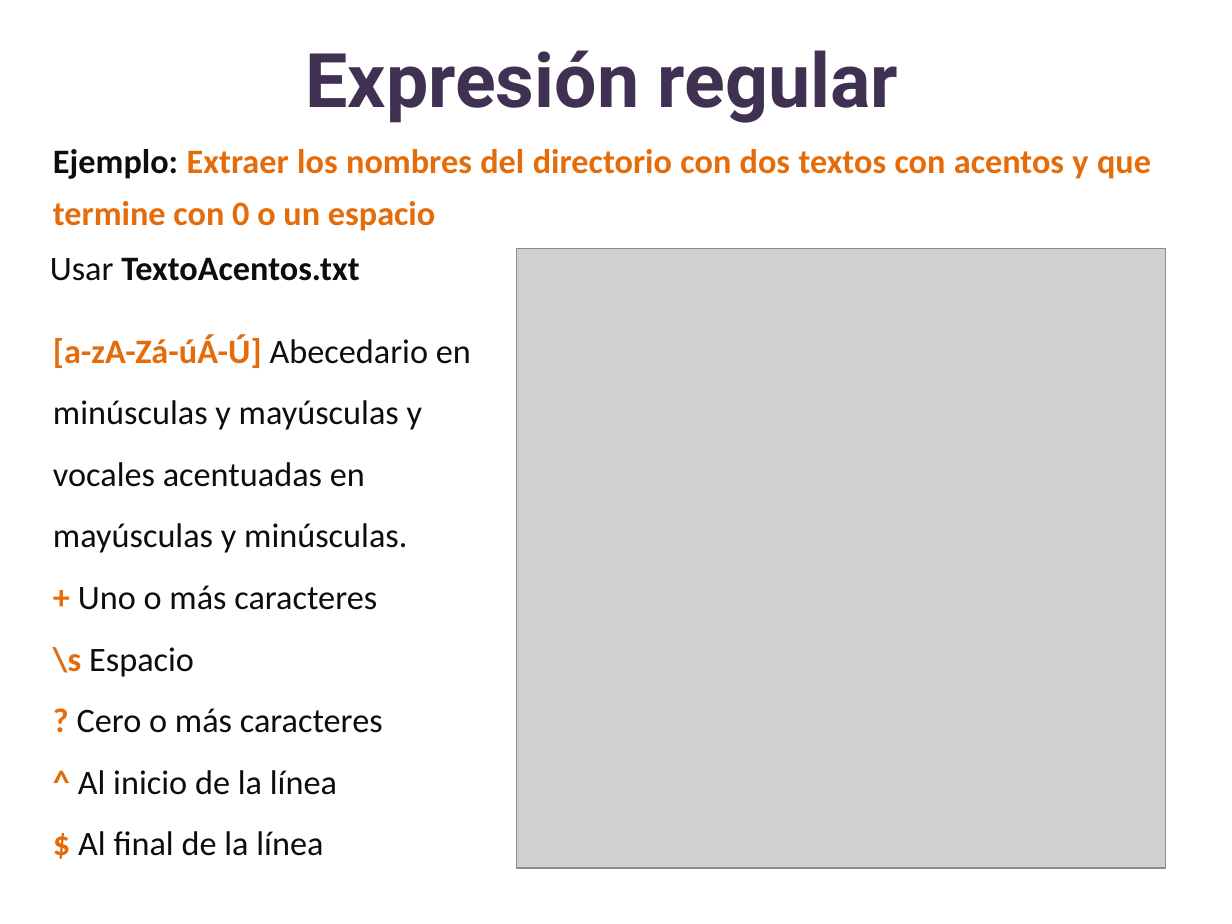
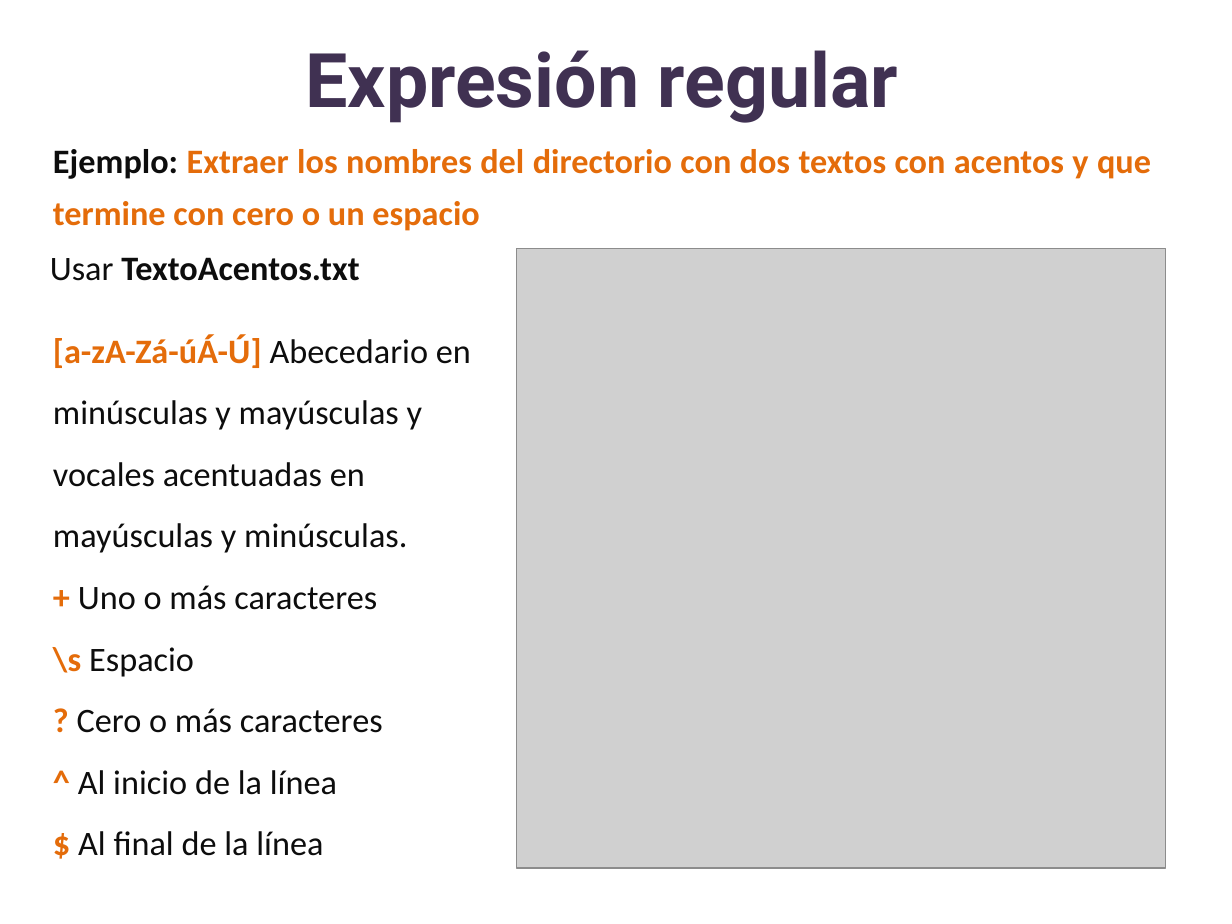
Before and after one commit to lizetheP/Analitica, a slide deck: slide 47 of Calendario2026/presentaciones/18_Expresiones_regulares.pptx (slide 48 before the commit). Drawn at 1232x924 pixels with LibreOffice and Linux fonts; fonts in the diff are those of the drawing; grey boxes stand for pictures. Boxes give left, top, right and bottom in pixels: in the first picture for what was removed or moved away, otherwise in the second. Text is boxed around its words. In the diff, an @@ line names an element or a change of style, - is before the commit and + after.

```diff
--- a/Calendario2026/presentaciones/18_Expresiones_regulares.pptx
+++ b/Calendario2026/presentaciones/18_Expresiones_regulares.pptx
@@ text at box(53, 149, 1151, 231): text changed @@
-Ejemplo: Extraer los nombres del directorio con dos textos con acentos y que termine con 0 o un espacio
+Ejemplo: Extraer los nombres del directorio con dos textos con acentos y que termine con cero o un espacio
```
Also in this commit, not shown: 4 other slides changed, 1 slide removed, 3 other files.
